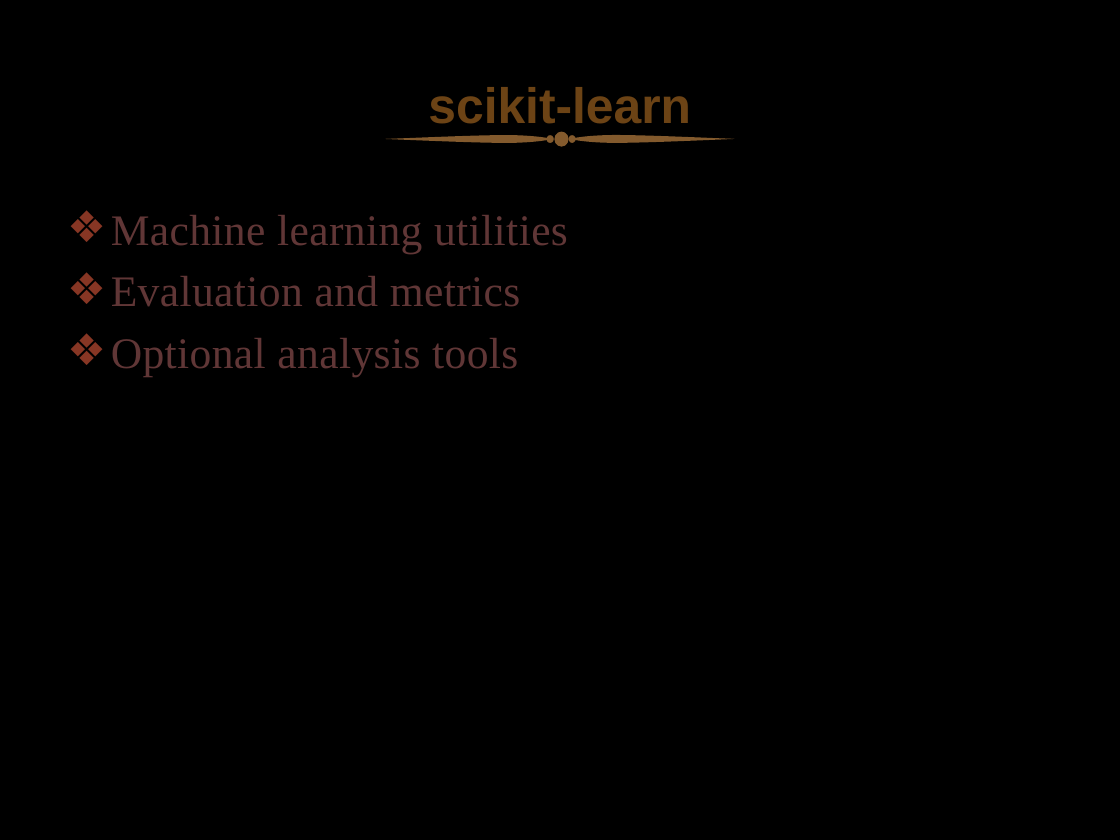
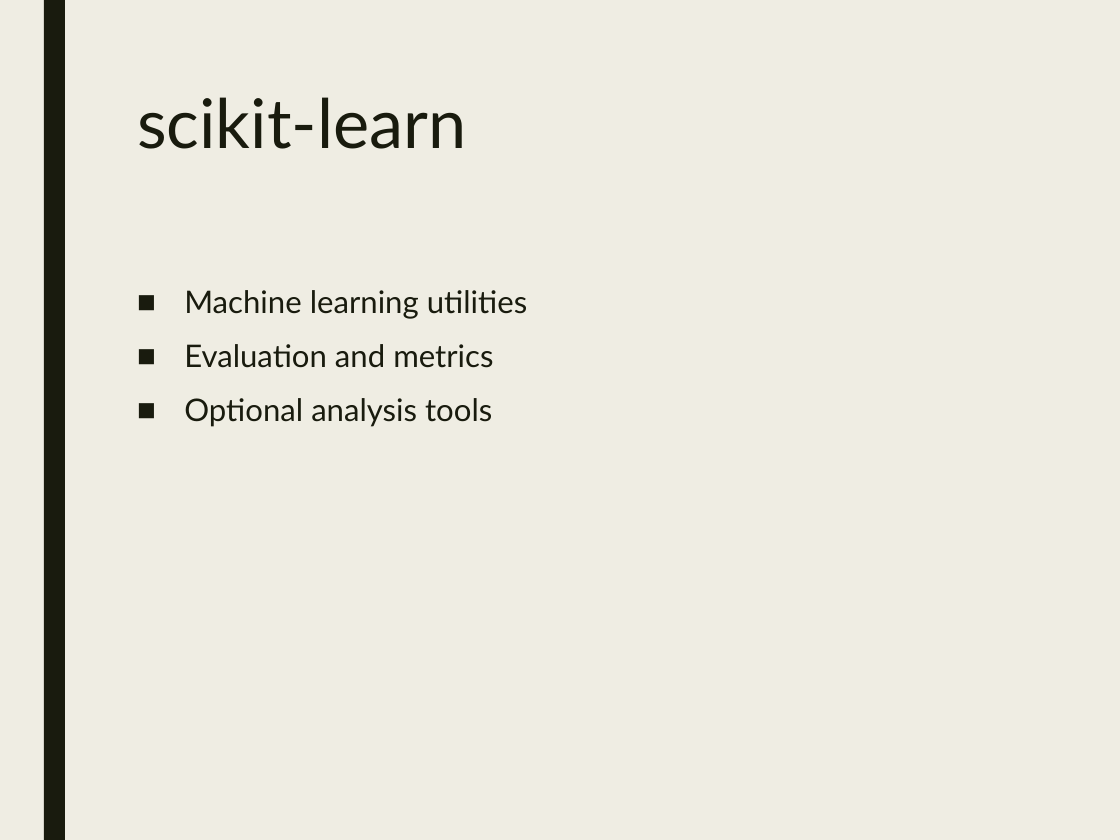
Before and after one commit to popescumadalin0/question-system, a slide deck: slide 10 of QA_BERT_Presentation.pptx (slide 7 before the commit). Drawn at 1120x840 pixels with LibreOffice and Linux fonts; fonts in the diff are those of the drawing; background and template pictures are left out. Boxes give left, top, right and bottom in pixels: in the first picture for what was removed or moved away, otherwise in the second. Text is boxed around its words. In the diff, an @@ line names an element or a change of style, - is before the commit and + after.

```diff
--- a/QA_BERT_Presentation.pptx
+++ b/QA_BERT_Presentation.pptx
@@ background picture (left out) to #EFEDE3 @@
@@ rectangle added at bbox=[44, 0, 65, 840], fill #191B0E @@
@@ title "scikit-learn": place and size @@
-title "scikit-learn" at bbox=[428, 87, 691, 133]
+title "scikit-learn" at bbox=[137, 97, 466, 149]
@@ title "scikit-learn" at bbox=[137, 97, 466, 149]: size 32 to 44 pt, font Arial to Lato, text colour #6C4315 to #191B0E, bold off; alignment centre to left; line spacing 1 to 0.89; less space between paragraphs; vertical alignment middle to top @@
@@ group removed at bbox=[385, 131, 734, 146]: 4 freeform shapes, 3 ellipses @@
@@ text "Machine learning utilities": place and size @@
-text "Machine learning utilities" at bbox=[111, 215, 568, 377]
+text "Machine learning utilities" at bbox=[184, 290, 527, 427]
@@ text "Machine learning utilities" at bbox=[184, 290, 527, 427]: size 28 to 20 pt, font Times New Roman to Lato, text colour #603636 to #191B0E, letter spacing 0.3 to 0 pt; bullet ❖ to ■; line spacing 1 to 0.94; more space between paragraphs @@
```
Also in this commit, not shown: 8 other slides changed, 8 slides added, 1 slide removed, 1 other file.
